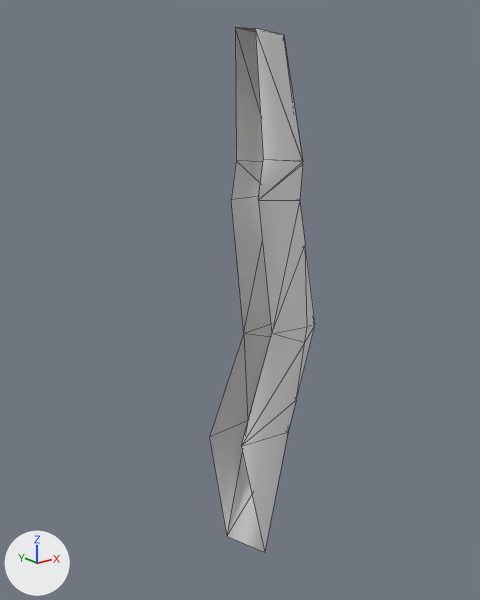
Renders of the glTF model Structures Plus/models/c90part_5700815ce738c16127008163.glb from each side of a commit.
Before and after are seen from a 50 mm lens placed at (-1.796, -1.916, 1.624), pointed at (-1.06, -0.996, 1.256). The lights are fixed; the arrows at lower left show +X, +Y and +Z. The first picture is the older version. Mesh edges are drawn as thin lines. Vertices at exactly the same position are counted once.
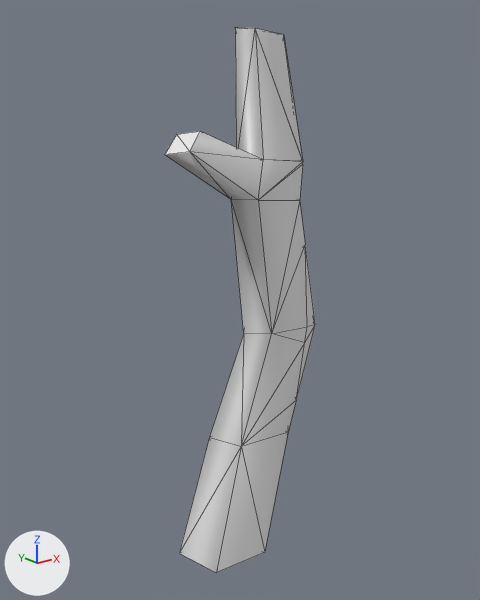
What differs and where, as boxes (x1, y1, x2, y2) in the pictures (480 x 600 px):
'Cube', reshaped (41% wider): before (209, 27, 315, 552); after (165, 27, 315, 573)
part 1 of me_mesh_0, added: after (165, 27, 272, 573)

Diff of the bpy script that builds the scene:
```diff
--- a/Structures Plus/models/c90part_5700815ce738c16127008163.glb.py
+++ b/Structures Plus/models/c90part_5700815ce738c16127008163.glb.py
@@ me_mesh_0 @@
 # used by ob_cube; location = (0.0, 0.0, 0.0)
-me_mesh_0.from_pydata(...)  # 38 vertices, 62 faces; spans x -1.107..-0.924, y -1.069..-0.938, z 0.701..1.727
+me_mesh_0.from_pydata(...)  # 44 vertices, 84 faces; spans x -1.221..-0.924, y -1.069..-0.938, z 0.701..1.727
+# me_mesh_0 part 1
+# 6 vertices are added at (-1.181, -0.95, 0.73), (-1.156, -1.042, 0.729), (-1.19, -0.996, 1.559), (-1.201, -1.048, 1.536), (-1.221, -1.007, 1.53), (-1.171, -1.035, 1.565)
+# 18 new faces join them, mat_whitetrunk (white #e7e7e7)
+# 4 new faces join them, mat_wood (white #e7e7e7)
 me_mesh_0.materials.append(mat_whitetrunk)
```
